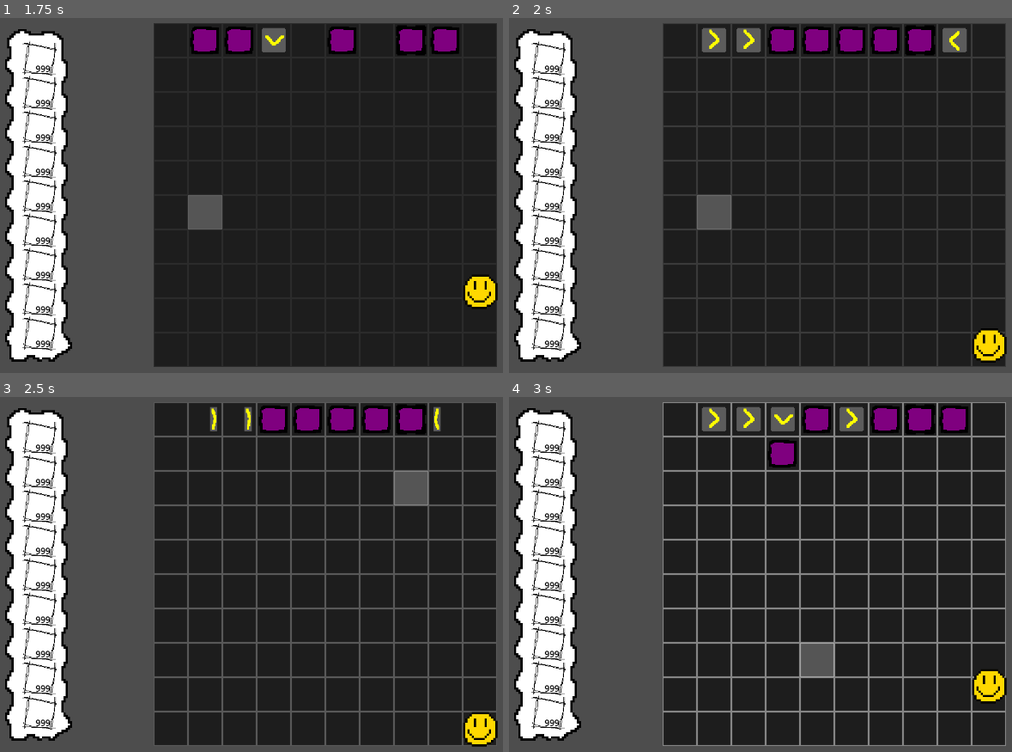
Above: before the commit, frames 1-4 (two rows, left to right).
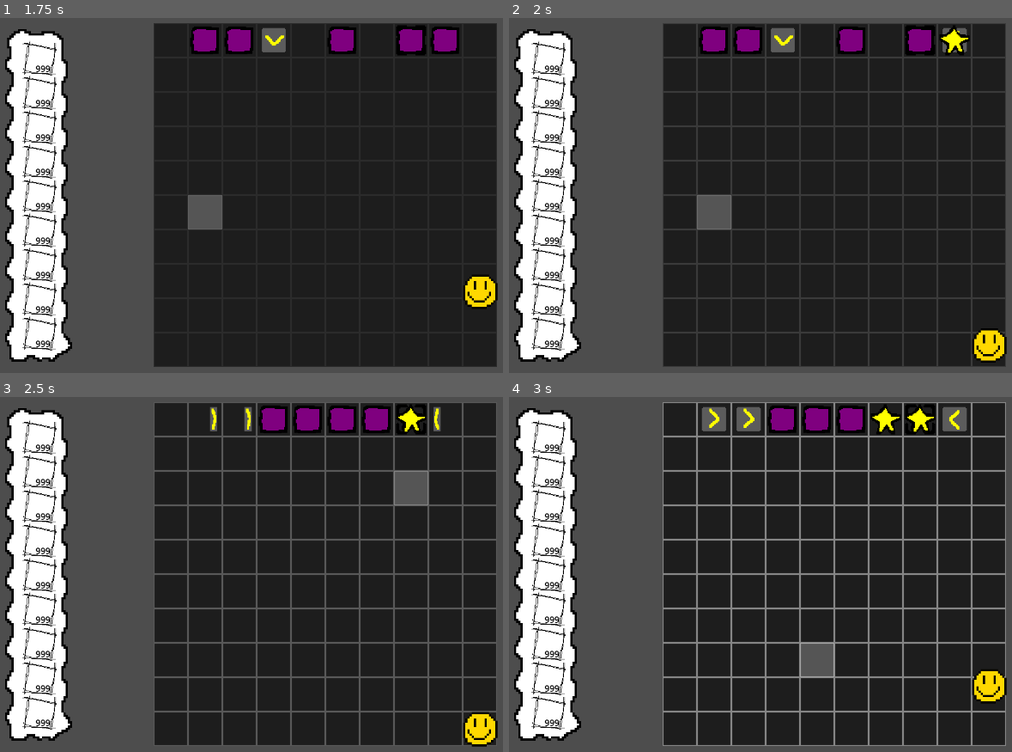
Above: after the commit, the same moments.

Repository: Stev51/gmtk-jam-2025
Game: Godot game, scene res://scenes/main.tscn
Two runs of this game, one before a commit and one after it. Both use one fixed random seed, a clock stepped at 60 frames per second and the inputs below.
Inputs (mouse positions are in pixels of both pictures, inside the frame that each line leads up to):
- Up to frame 1 (1.75 s): tap Enter at 0.5 s; move the mouse to (477, 174) at 0.52 s; hold Right (ui_right) 0.53-1.28 s; tap E at 0.6, 1.35 s; click (477, 174) at 0.67 s; move the mouse to (186, 213) at 1.27 s; hold Down (ui_down) from 1.28 s (still down); click (186, 213) at 1.42 s
- Up to frame 2 (2 s): keep holding Down (ui_down)
- Up to frame 3 (2.5 s): move the mouse to (392, 489) at 2.02 s; release Down (ui_down) at 2.03 s; hold Right (ui_right) from 2.03 s (still down); tap E at 2.1 s; click (392, 489) at 2.17 s
- Up to frame 4 (3 s): move the mouse to (800, 652) at 2.77 s; release Right (ui_right) at 2.78 s; hold Up (ui_up) from 2.78 s (still down); tap E at 2.85 s; click (800, 652) at 2.92 s

Frame 1 is identical in both runs. In frame 2, 2.3% of the frame differs, in the area x 37-92%, y 2-11%; in frame 3, 0.3%; in frame 4, 2.4%, in the area x 51-92%, y 2-20%.

Commit message:
add interpolation to box/mech movement

Diff:
--- a/scripts/mechanism/mechanism.gd
+++ b/scripts/mechanism/mechanism.gd
@@ -17,13 +17,16 @@
 var node: Node2D
 var ground: int
 
+var oldPos: Vector2
+var newPos: Vector2
+
 func _init(field: Field, x: int, y:int, node: Node2D, ground: int):
 	self.field = field
 	self.x = x
 	self.y = y
 	self.node = node
 	self.ground = ground
-	self.node.translate(Field.SCALE * Vector2(x, y) + Field.OFFSET)
+	self.node.position = Field.toSceneCoord(x, y)
 
 	if ground == Field.FOREGROUND:
 		self.node.add_to_group("FOREGROUND")
@@ -31,7 +34,6 @@
 		self.node.add_to_group("BACKGROUND")
 	else:
 		push_error("Background type not recognized for Mekanism")
-
 	#Set groups n such
 	self.node.add_to_group("mechanisms")
 	self.node.add_child(mek_selector_scene.instantiate())
@@ -46,9 +48,11 @@
 			field.setForegroundVector(newPosition, self)
 			field.setForegroundMechanism(self.x, self.y, null)
 			field.deferBackgroundMechanismUpdate(newPosition)
+			self.oldPos = Field.toSceneCoord(self.x, self.y)
 			self.x = newPosition.x
 			self.y = newPosition.y
-			self.node.translate(Util.offset(Vector2i(0, 0), directionToMove) * Field.SCALE)
+			self.newPos = Field.toSceneCoord(self.x, self.y)
+			field.addToRenderQueue(self)
 			return true
 		else:
 			return false
@@ -56,13 +60,18 @@
 		field.setForegroundVector(newPosition, self)
 		field.setForegroundMechanism(self.x, self.y, null)
 		field.deferBackgroundMechanismUpdate(newPosition)
+		self.oldPos = Field.toSceneCoord(self.x, self.y)
 		self.x = newPosition.x
 		self.y = newPosition.y
-		self.node.translate(Util.offset(Vector2i(0, 0), directionToMove) * Field.SCALE)
+		self.newPos = Field.toSceneCoord(self.x, self.y)
+		field.addToRenderQueue(self)
 		return true
 
 func update(currentCycle: int) -> void:
 	pass
+
+func render(delta: float) -> void:
+	self.node.position = self.oldPos.lerp(self.newPos, delta)
 
 func getNode() -> Node2D:
 	return node
--- a/scripts/world.gd
+++ b/scripts/world.gd
@@ -11,6 +11,7 @@
 
 var mechQueue: Array = Array()
 var futureMechQueue: Array = Array()
+var toRenderMechs: Array = Array()
 
 func updateMechanisms() -> void:
 	currentCycle += 1
@@ -20,6 +21,25 @@
 
 	mechQueue = futureMechQueue.duplicate()
 	futureMechQueue.clear()
+
+var tickProgress: float
+func _process(delta: float):
+	if toRenderMechs.is_empty():
+		return
+	tickProgress += delta * 2 # bigger numbers means the "frame" is processed faster (ie boxes move faster)
+	var done: bool = false
+	if (tickProgress >= 1):
+		tickProgress = 1
+		done = true
+	for mech in toRenderMechs:
+		mech.render(tickProgress)
+
+	if done:
+		toRenderMechs.clear()
+		tickProgress = 0
+
+func addToRenderQueue(mech: Mechanism):
+	self.toRenderMechs.append(mech)
 
 func deferBackgroundMechanismUpdate(pos: Vector2i):
 	futureMechQueue.push_back(pos)
@@ -84,7 +104,7 @@
 	addMechanism(Box.new(self, 7, 0))
 	addMechanism(Pusher.new(self, 8, 0, Util.Direction.LEFT))
 
-	addMechanism(Painter.new(self, 7, 0, Box.BoxColor.PURPLE))
+	addMechanism(Painter.new(self, 7, 0, Box.BoxColor.YELLOW))
 
 	#addMechanism(Box.new(self, 3, 3), FOREGROUND)
 	#addMechanism(Box.new(self, 4, 3), FOREGROUND)
@@ -114,3 +134,6 @@
 
 func _on_mechanism_clock_timeout() -> void:
 	updateMechanisms()
+
+static func toSceneCoord(x: int, y: int) -> Vector2:
+	return Vector2(x, y) * SCALE + OFFSET
